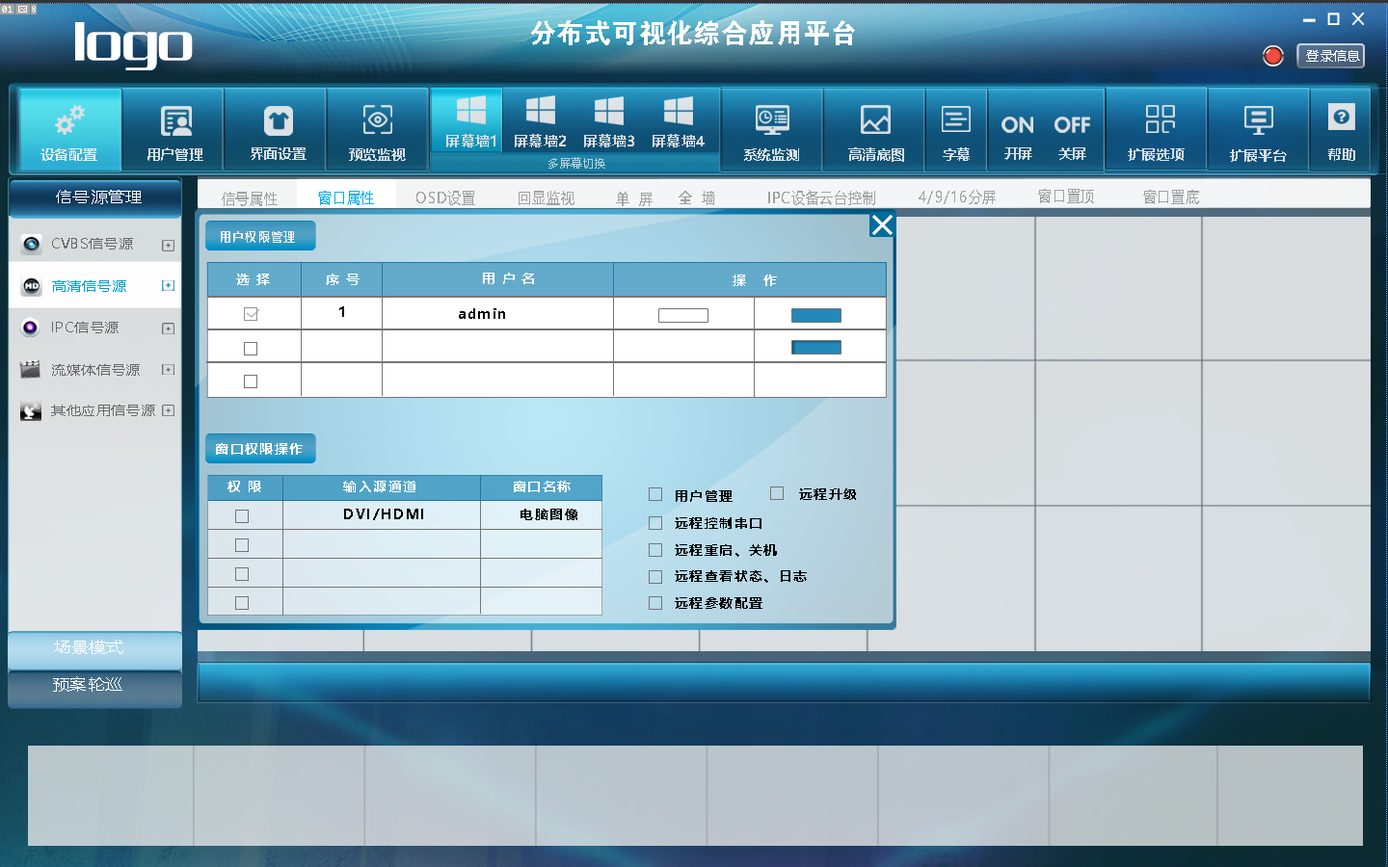
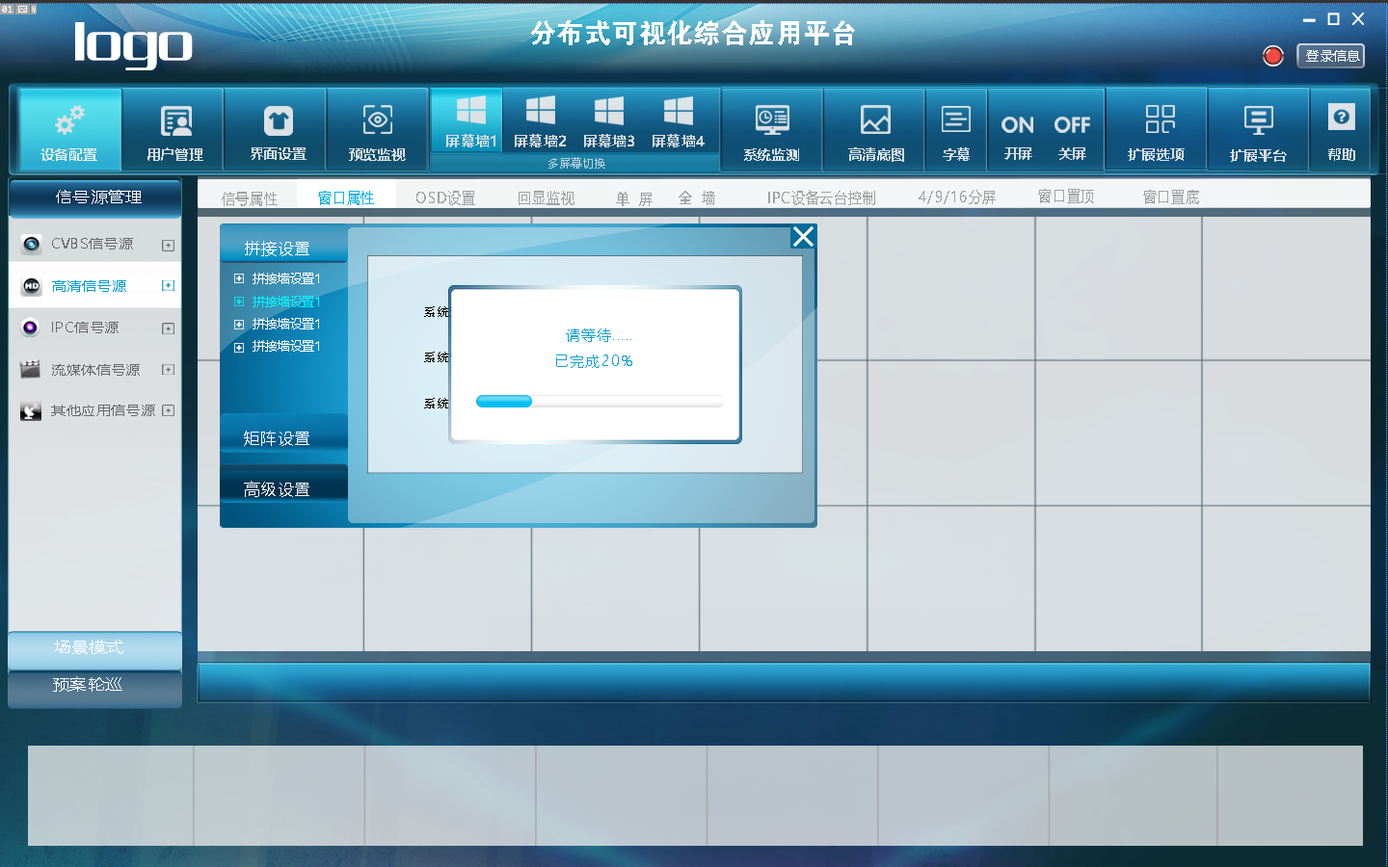
The second 1388 × 867 image is a revision of the first. Changes to its layers:
hid group "用户管理" (1st of 2) (49 layers) over 194, 209, 897, 631
painted on "圆角矩形 2 拷贝 5" over 205, 433, 317, 464
painted on "圆角矩形 2 拷贝 4" over 205, 220, 317, 251
added group "高级设置" (1st of 2, in "设备配置") with 16 layers in group "设备配置" over 367, 255, 803, 475
added group "等待图" with 5 layers in group "高级设置" over 448, 285, 742, 445
added layer "请等待..... 已完成20%" in group "等待图" over 555, 328, 633, 369
added layer "圆角矩形 6" in group "等待图" over 476, 395, 725, 408
added layer "圆角矩形 6 拷贝" in group "等待图" over 448, 285, 742, 445
added layer "系统导入：点击导入备份文件" in group "高级设置" over 423, 397, 589, 409
added layer "系统备份：点击备份" in group "高级设置" over 423, 351, 538, 363
added layer "系统升级：点击升级整个系统软件" in group "高级设置" over 423, 306, 614, 318
added layer "矩形 1 拷贝" in group "高级设置" over 367, 255, 803, 475
hid group "拼接设置" (1st of 2, in "设备配置") (25 layers) over 234, 223, 818, 539
moved "处理器主控IP地址：" into group "表格" over 381, 410, 495, 424
moved "单位物理分辨率：" into group "表格" over 381, 366, 452, 379
moved "拼接屏幕组合方式：" into group "表格" over 381, 320, 496, 334
moved "拼接墙名称：" into group "表格" over 381, 277, 455, 291
hid "圆角矩形 3 拷贝" over 539, 509, 617, 539
removed group "图标" (12 layers) from group "拼接设置" over 234, 273, 741, 464
moved "加号" into group "设备配置" over 234, 273, 244, 353
moved "文字" (2nd of 2, in "设备配置") into group "设备配置" over 243, 240, 744, 498
painted on "圆角矩形 2 拷贝" over 219, 223, 348, 264
painted on "圆角矩形 2 拷贝 2" over 219, 463, 348, 504
painted on "圆角矩形 2" over 219, 413, 348, 453
…and 25 more changes (8 added, 17 stack)
